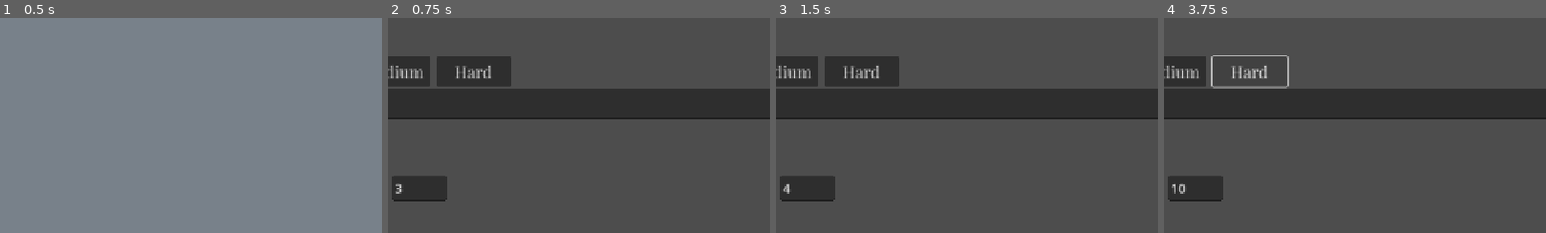
Above: before the commit, frames 1-4 (left to right).
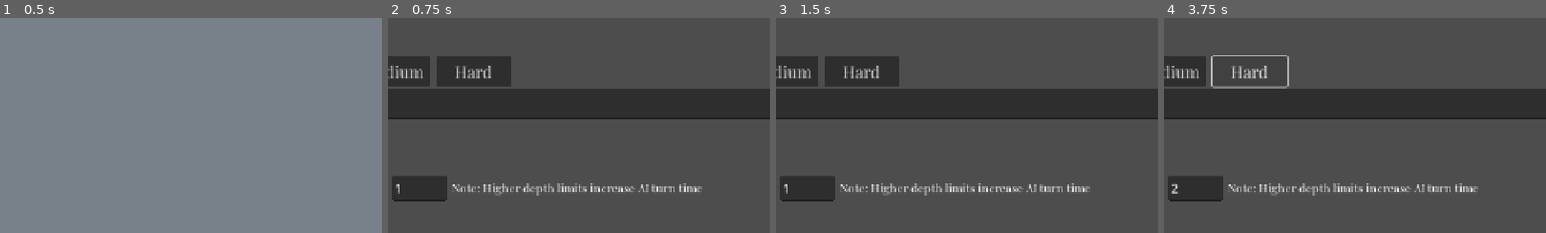
Above: after the commit, the same moments.

Repository: alex-bo7/ashes_of_nim_481
Game: Godot game, scene res://MainMenu/main_menu.tscn
The game is run twice, just before and just after one commit, with the same random seed, the same clock (stepped at 60 frames per second) and the same inputs.
Inputs:
- Up to frame 1 (0.5 s): no input
- Up to frame 2 (0.75 s): click "SETTINGS" at 0.5 s
- Up to frame 3 (1.5 s): click "Easy" at 1.25 s
- Up to frame 4 (3.75 s): click "Easy" at 2 s; click "Medium" at 2.75 s; click "Hard" at 3.5 s
The pictures show only the part of the screen within x 26-76%, y 0-50%; the shares and areas given below are measured in that part.

Frame 1 is identical in both runs. In frame 2, 1.3% of the frame differs, in the area x 2-83%, y 76-83%; in frame 3, 1.3%; in frame 4, 1.4%.

Commit message:
Adjustments: utility() and depth limit

Diff:
--- a/Extras/game_of_nim.gd
+++ b/Extras/game_of_nim.gd
@@ -48,7 +48,7 @@
 	"""Return the value to player; 1 for win, -1 for loss, 0 otherwise."""
 	if terminal_test(state):
 		var winner = GameManager.turn.CPU if state.to_move == GameManager.turn.PLAYER else GameManager.turn.PLAYER
-		return -1 if player == winner else 1
+		return 1 if player == winner else -1
 	return 0
 
 
--- a/Extras/game_settings.gd
+++ b/Extras/game_settings.gd
@@ -5,7 +5,7 @@
 enum Algorithm { RANDOM, MINIMAX, ALPHABETA }
 var current_algorithm: Algorithm = Algorithm.RANDOM
 
-var depth_lim: int = 3
+var depth_lim: int = 1
 
 func is_algo_alphabeta() -> bool:
 	return current_algorithm == Algorithm.ALPHABETA
--- a/Settings/settings.gd
+++ b/Settings/settings.gd
@@ -54,33 +54,9 @@
 
 
 func calculate_depth_limit(arr: Array, difficulty: String) -> int:
-	# count total matches in all of the rows
-	var total: int = 0
-	for row in arr:
-		total += row
-
-	'''
-		Depth limit formula by ChatGPT
-
-		Base depth using log₂(n)
-		How many times you can divide a number in half until you get to 1
-	'''
-	var base_depth: float = log(total + 1) / log(2)
-
-	# Apply difficulty-based buffer
-	var buffer: float = 0.0
 	if difficulty == EASY:
-		buffer = 1.0
-	elif difficulty == MEDIUM:
-		buffer = 3.0
-	else:
-		buffer = 5.0
-	var depth: int = int(base_depth + buffer)
-
-	# Clamp to prevent overload / make sure number is not too small or too big
-	var depth_limit_result: int = clamp(depth, MIN_DEPTH, MAX_DEPTH)
-	print_debug('Depth limit: ', depth_limit_result)
-	return depth_limit_result
+		return randi_range(0, 1)
+	return 2
 
 
 func handle_difficulty(difficulty: String) -> void:
@@ -111,6 +87,7 @@
 
 func _on_limit_input_text_changed(new_text: String) -> void:
 	GameSettings.depth_lim = new_text.to_int()
+	_on_alphabeta_select_pressed()
 
 
 #region Godot:Button Signals
--- a/Settings/settings.tscn
+++ b/Settings/settings.tscn
@@ -135,6 +135,12 @@
 theme_override_font_sizes/font_size = 22
 text = "!!!"
 
+[node name="Label2" type="Label" parent="MarginContainer/VBoxContainer/alphabeta"]
+layout_mode = 2
+theme_override_fonts/font = ExtResource("1_cdu2u")
+theme_override_font_sizes/font_size = 20
+text = "Note: Higher depth limits increase AI turn time"
+
 [connection signal="pressed" from="MarginContainer/VBoxContainer/back_btn" to="." method="_on_back_btn_pressed"]
 [connection signal="pressed" from="MarginContainer/VBoxContainer/difficulties/easy_btn" to="." method="_on_easy_btn_pressed"]
 [connection signal="pressed" from="MarginContainer/VBoxContainer/difficulties/medium_btn" to="." method="_on_medium_btn_pressed"]
